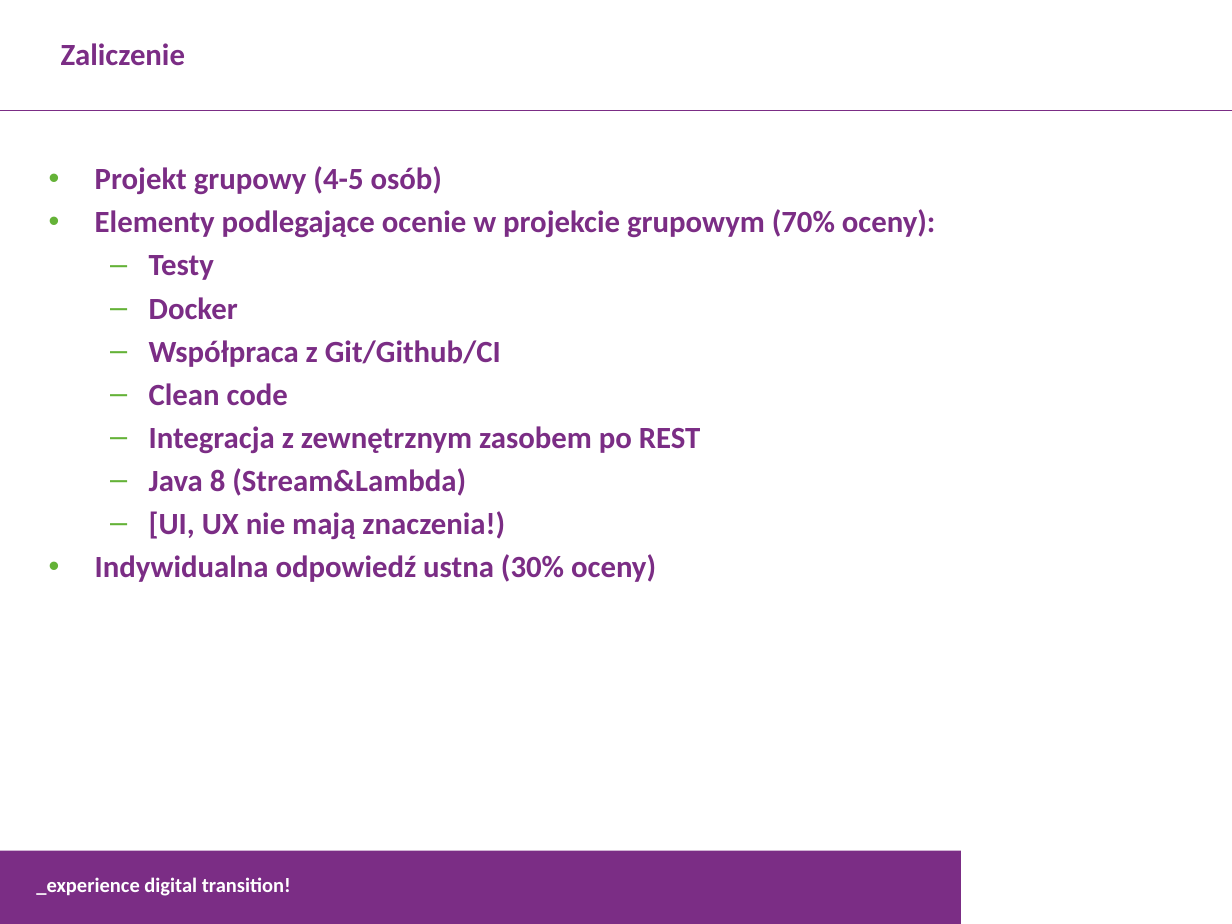
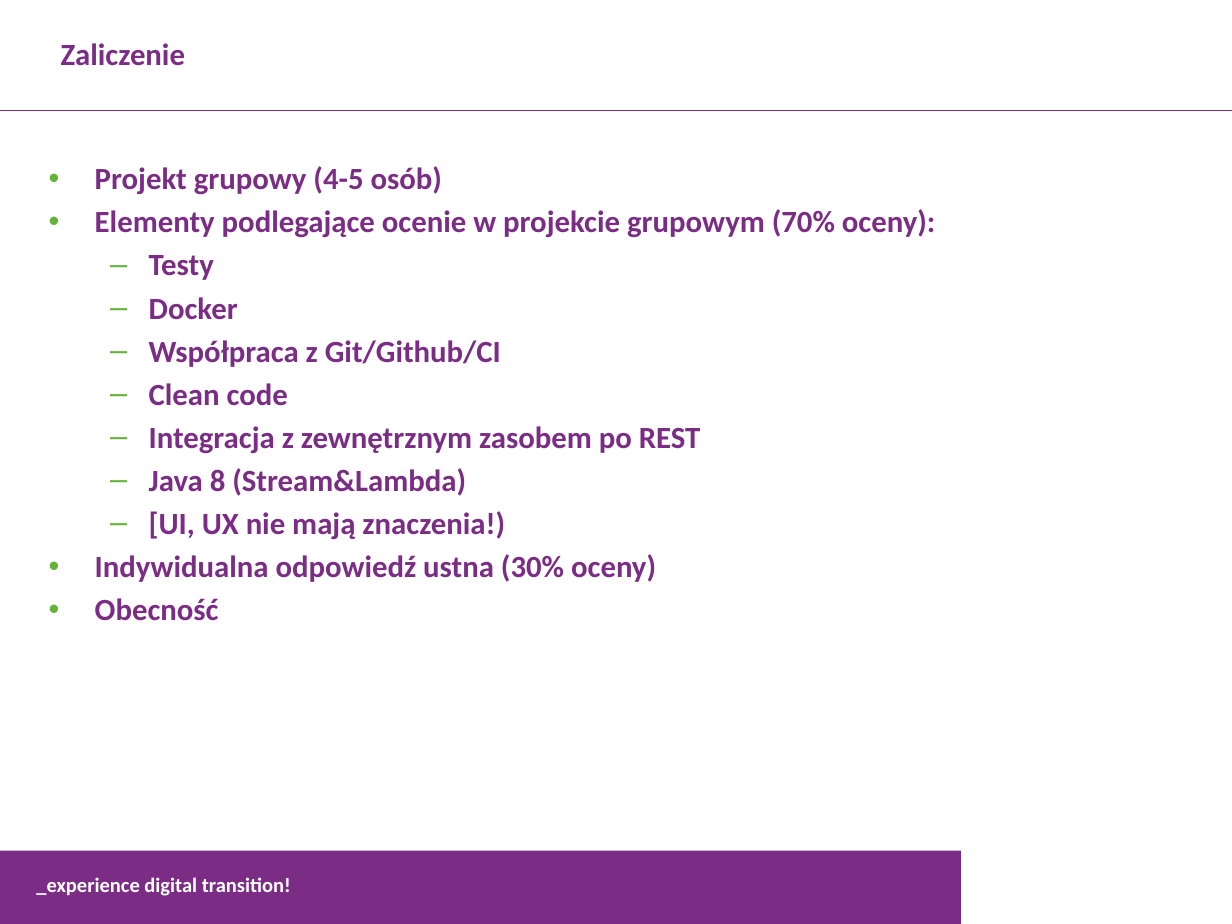
Before and after one commit to puchalski-203974/pl-java2018, a slide deck: slide 6 of 00.PŁ.ZaawansowaneZagadnieniaProgramowaniawJavie.InformacjePodstawowe.pptx. Drawn at 1232x924 pixels with LibreOffice and Linux fonts; fonts in the diff are those of the drawing; background and template pictures are left out. Boxes give left, top, right and bottom in pixels: in the first picture for what was removed or moved away, otherwise in the second. Text is boxed around its words. In the diff, an @@ line names an element or a change of style, - is before the commit and + after.

```diff
--- a/00.PŁ.ZaawansowaneZagadnieniaProgramowaniawJavie.InformacjePodstawowe.pptx
+++ b/00.PŁ.ZaawansowaneZagadnieniaProgramowaniawJavie.InformacjePodstawowe.pptx
@@ text at <box>95,598,219,621</box>: paragraph added @@
+• Obecność
```
Also in this commit, not shown: 1 other file.
